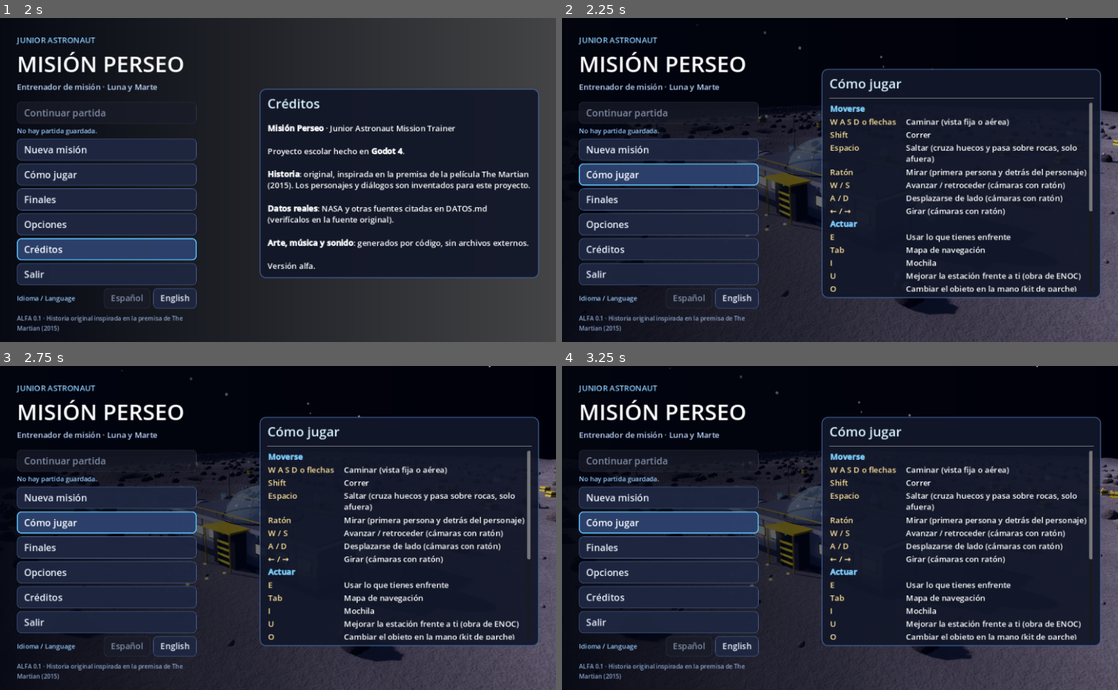
Above: before the commit, frames 1-4 (two rows, left to right).
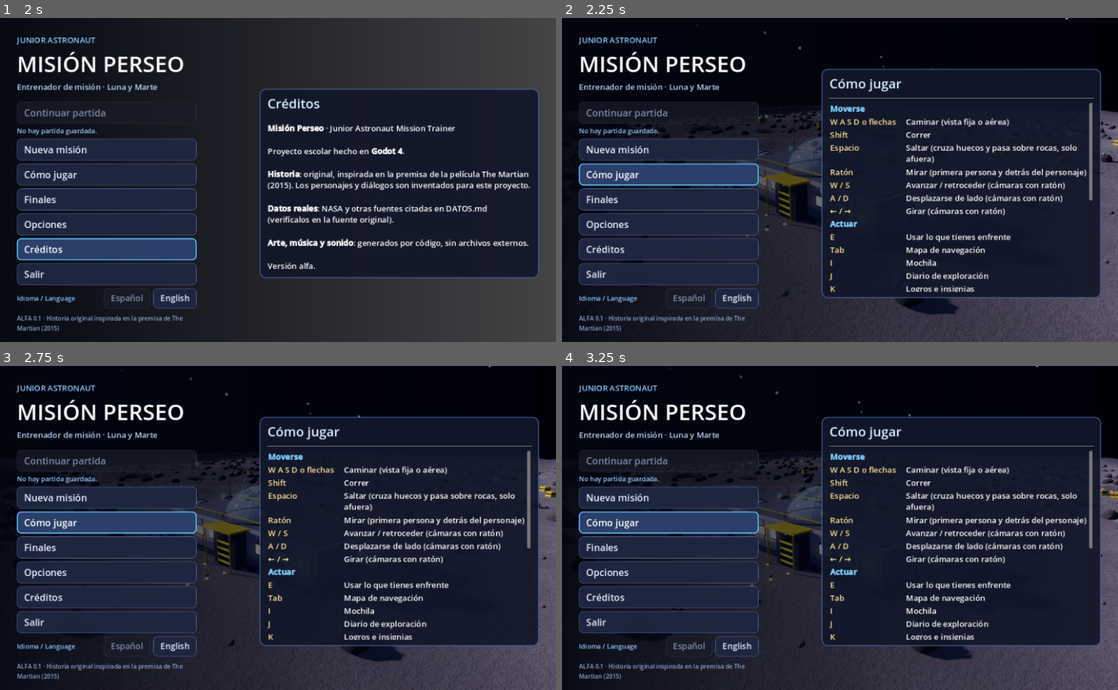
Above: after the commit, the same moments.

Repository: jhonnhughesmadrigal-cmd/Junior-astronaut-trainer
Game: Godot game, scene res://main.tscn
Same seed, same stepped clock (60 frames per second), same inputs: the game is played once before the commit and once after it.
Inputs:
- Up to frame 1 (2 s): click "Finales" at 0.5 s; click "Créditos" at 1.25 s
- Up to frame 2 (2.25 s): click "Cómo jugar" at 2 s
- Up to frame 3 (2.75 s): no input
- Up to frame 4 (3.25 s): click "Cómo jugar" at 2.75 s

Frame 1 is identical in both runs. In frame 2, 0.8% of the frame differs, in the area x 48-96%, y 56-85%; in frame 3, 0.8%; in frame 4, 0.8%.

Commit message:
Controles: J, K y N en la lista
Co-Authored-By: Claude Sonnet 5.5 <noreply@anthropic.com>
Claude-Session: https://claude.ai/code/session_01JBEWvnrNBuVybKn16Nm1AD

Diff:
--- a/lang_en.gd
+++ b/lang_en.gd
@@ -968,4 +968,7 @@
 	"Repetir tutorial guiado": "Repeat guided tutorial",
 	"Modo de lectura fácil (letra grande y frases cortas)": "Easy-reading mode (large text and short sentences)",
 	"Tutorial guiado al empezar cada misión": "Guided tutorial at the start of each mission",
+	"Diario de exploración": "Exploration diary",
+	"Logros e insignias": "Achievements and badges",
+	"Saltar el tutorial guiado": "Skip the guided tutorial",
 }
--- a/ui_pages.gd
+++ b/ui_pages.gd
@@ -829,6 +829,9 @@
 		["E", Lang.t("Usar lo que tienes enfrente")],
 		["Tab", Lang.t("Mapa de navegación")],
 		["I", Lang.t("Mochila")],
+		["J", Lang.t("Diario de exploración")],
+		["K", Lang.t("Logros e insignias")],
+		["N", Lang.t("Saltar el tutorial guiado")],
 		["U", Lang.t("Mejorar la estación frente a ti (obra de ENOC)")],
 		["Q", Lang.t("Cambiar el objeto en la mano (kit de parche)")],
 		[Lang.t("[b]Cámara y pantalla[/b]"), ""],
